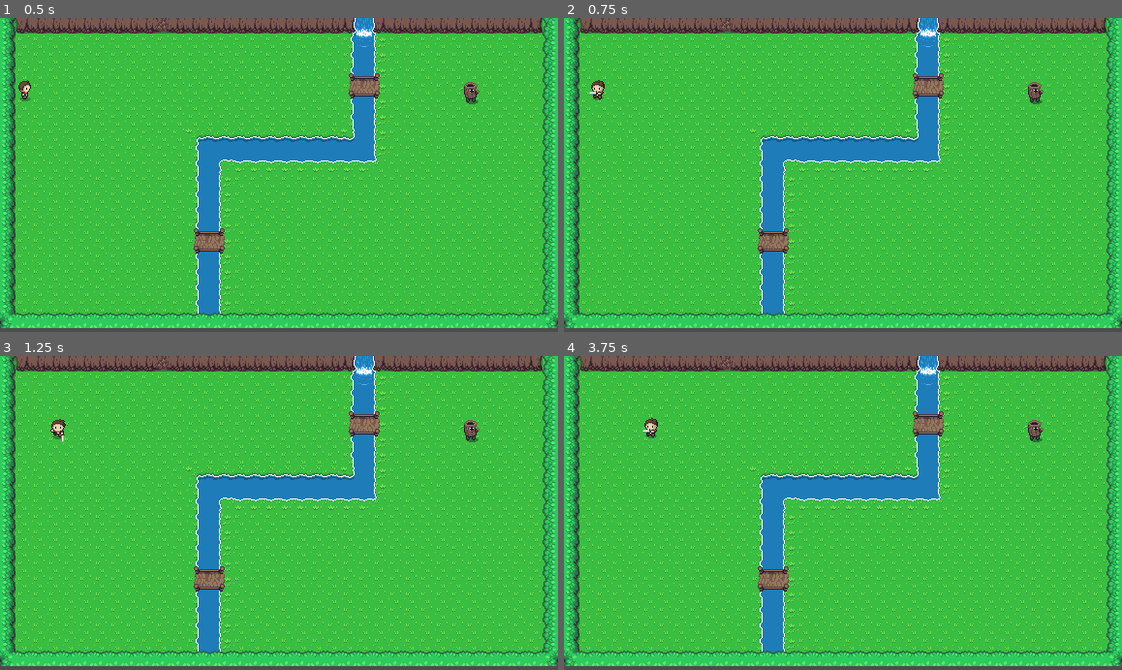
Above: before the commit, frames 1-4 (two rows, left to right).
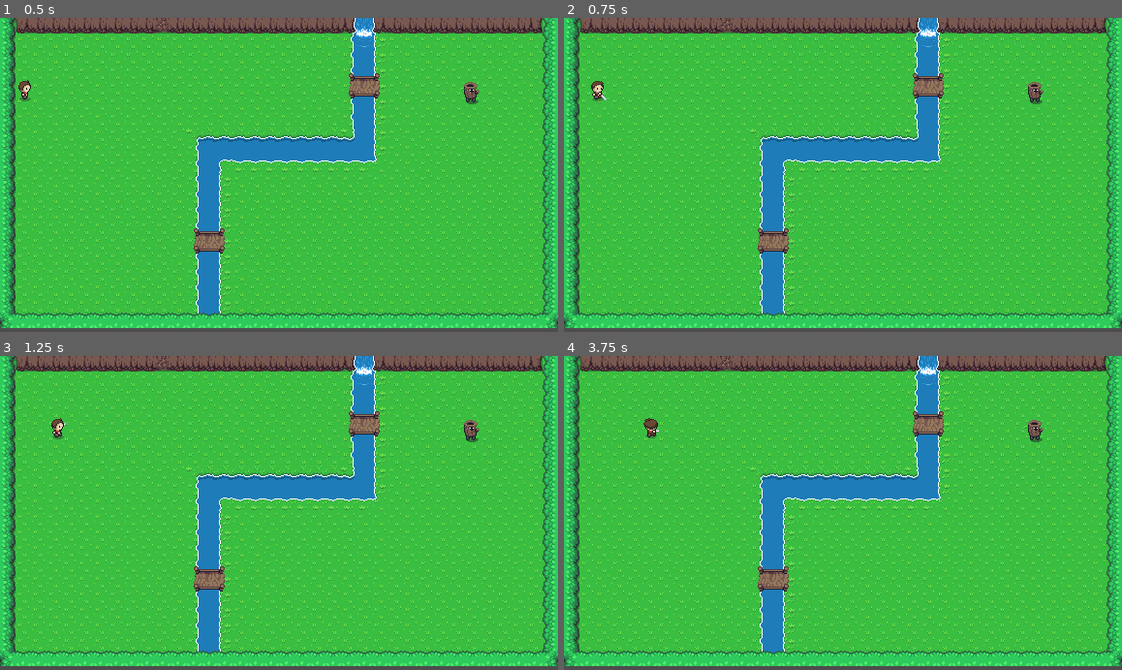
Above: after the commit, the same moments.

Repository: JojSh/Choppa
Game: Godot game, scene res://main.tscn
The game is run twice, just before and just after one commit, with the same random seed, the same clock (stepped at 60 frames per second) and the same inputs.
Inputs:
- Up to frame 1 (0.5 s): no input
- Up to frame 2 (0.75 s): tap Enter at 0.5 s; hold Right (move_right) from 0.53 s (still down); tap Space (attack) at 0.6 s
- Up to frame 3 (1.25 s): keep holding Right (move_right)
- Up to frame 4 (3.75 s): release Right (move_right) at 1.28 s; hold Down (move_down) 1.28-2.03 s; tap Space (attack) every 0.75 s from 1.35 to 3.6 s; hold Right (move_right) 2.03-2.78 s; hold Up (move_up) 2.78-3.53 s; hold Left (move_left) from 3.53 s (still down)

Frame 1 is identical in both runs. In frame 2, less than 0.1% of the frame differs, in the area x 4-8%, y 19-27%; in frame 3, 0.1%, in the area x 9-12%, y 19-28%; in frame 4, 0.1%.

Commit message:
Animate attack in four directions

Diff:
--- a/Player.gd
+++ b/Player.gd
@@ -1,6 +1,7 @@
 extends CharacterBody2D
 
 var move_speed_px : int = 50
+var facing_direction : Vector2 = Vector2()
 
 func _physics_process (delta):
 	velocity = Vector2.ZERO
@@ -11,15 +12,29 @@
 	handle_walking_animation(direction)
 
 	if Input.is_action_just_pressed("attack"):
-		$AnimatedSprite2D.play("attack_down")
+		handle_attack_animation()
 
 func handle_walking_animation (direction):
 	if not $AnimatedSprite2D.is_playing():
 		if direction.x > 0:
 			$AnimatedSprite2D.play("right")
+			facing_direction = direction
 		elif direction.x < 0:
 			$AnimatedSprite2D.play("left")
+			facing_direction = direction
 		elif direction.y < 0:
 			$AnimatedSprite2D.play("up")
+			facing_direction = direction
 		elif direction.y > 0:
 			$AnimatedSprite2D.play("down")
+			facing_direction = direction
+
+func handle_attack_animation ():
+	if facing_direction.x > 0:
+		$AnimatedSprite2D.play("attack_right")
+	elif facing_direction.x < 0:
+		$AnimatedSprite2D.play("attack_left")
+	elif facing_direction.y < 0:
+		$AnimatedSprite2D.play("attack_up")
+	elif facing_direction.y > 0:
+		$AnimatedSprite2D.play("attack_down")
